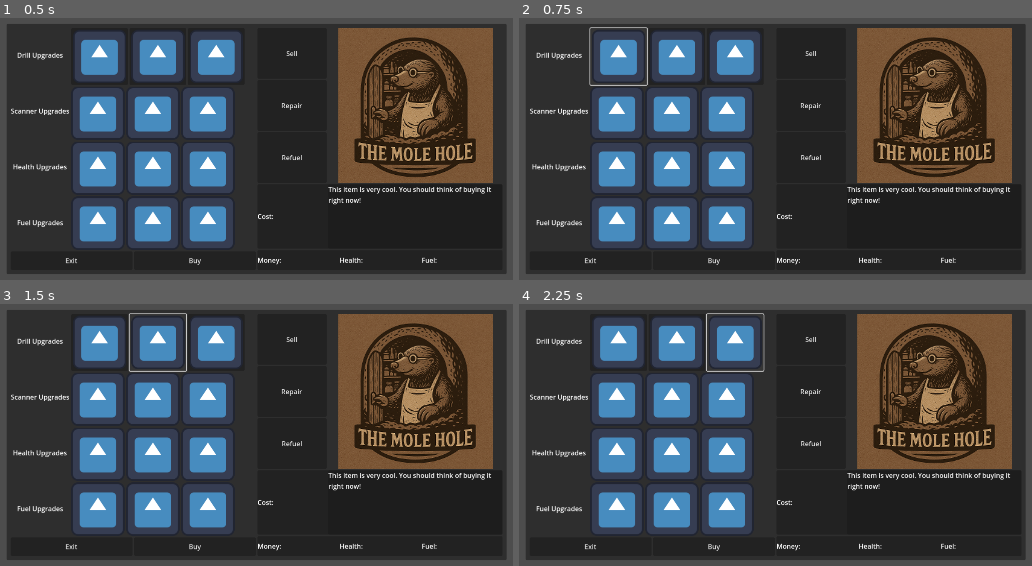
Above: before the commit, frames 1-4 (two rows, left to right).
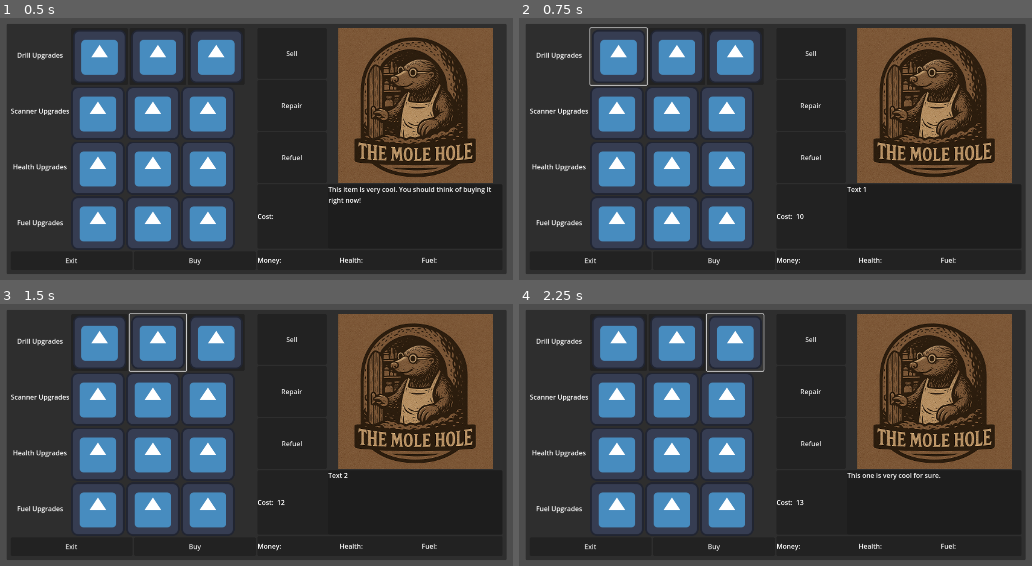
Above: after the commit, the same moments.

Repository: VileOar/ludum-dare-57
Game: Godot game, scene res://src/gui/shop.tscn
Same seed, same stepped clock (60 frames per second), same inputs: the game is played once before the commit and once after it. The project has no main scene, so this scene is started directly. The engine's default icon, where the game draws it, is replaced by a stand-in: a white triangle on a blue panel in a dark square.
Inputs (mouse positions are in pixels of both pictures, inside the frame that each line leads up to):
- Up to frame 1 (0.5 s): no input
- Up to frame 2 (0.75 s): click (616, 57) at 0.52 s
- Up to frame 3 (1.5 s): click (159, 343) at 1.27 s
- Up to frame 4 (2.25 s): click (734, 343) at 2.02 s

Frame 1 is identical in both runs. In frame 2, 0.5% of the frame differs, in the area x 53-96%, y 64-77%; in frame 3, 0.4%; in frame 4, 0.5%.

Commit message:
Created Upgrade Button

Diff:
--- a/project.godot
+++ b/project.godot
@@ -14,6 +14,10 @@
 config/features=PackedStringArray("4.4", "Forward Plus")
 config/icon="res://icon.svg"
 
+[autoload]
+
+Signals="*res://src/autoloads/Signals.gd"
+
 [display]
 
 window/size/viewport_width=1920
--- /dev/null
+++ b/src/autoloads/Signals.gd
@@ -0,0 +1,6 @@
+## autoload for global signals
+extends Node
+
+## sent when a game stat is altered
+@warning_ignore("unused_signal")
+signal upgrade_selected(type, cost:int, text)
--- /dev/null
+++ b/src/gui/UpgradeButton.tscn
@@ -0,0 +1,10 @@
+[gd_scene load_steps=3 format=3 uid="uid://dclmc4j02l3sc"]
+
+[ext_resource type="Texture2D" uid="uid://b0d2d3m31rro1" path="res://icon.svg" id="1_wp0qq"]
+[ext_resource type="Script" uid="uid://qtq2x85x3r76" path="res://src/gui/upgrade_button.gd" id="2_hktaq"]
+
+[node name="UpgradeButton" type="Button"]
+icon = ExtResource("1_wp0qq")
+script = ExtResource("2_hktaq")
+
+[connection signal="pressed" from="." to="." method="_on_pressed"]
--- /dev/null
+++ b/src/gui/shop.gd
@@ -0,0 +1,13 @@
+extends Control
+
+@onready var _description_label: Label = %Description
+@onready var _cost_label: Label = %CostValue
+
+
+func _ready():
+	Signals.upgrade_selected.connect(_on_upgrade_selected)
+
+func _on_upgrade_selected(type, cost, text2):
+	_description_label.text = text2
+	print(text2)
+	_cost_label.text = str(cost)
--- a/src/gui/shop.tscn
+++ b/src/gui/shop.tscn
@@ -1,6 +1,8 @@
-[gd_scene load_steps=3 format=3 uid="uid://cs44endvqv7tw"]
-
+[gd_scene load_steps=5 format=3 uid="uid://cs44endvqv7tw"]
+
+[ext_resource type="Script" uid="uid://s3ouk3248eaw" path="res://src/gui/shop.gd" id="1_bs6l6"]
 [ext_resource type="Texture2D" uid="uid://b0d2d3m31rro1" path="res://icon.svg" id="1_fipq1"]
+[ext_resource type="PackedScene" uid="uid://dclmc4j02l3sc" path="res://src/gui/UpgradeButton.tscn" id="1_seu2g"]
 [ext_resource type="Texture2D" uid="uid://cb18oyfhvlb1m" path="res://assets/gui/shop_banner.png" id="2_seu2g"]
 
 [node name="Shop" type="Control"]
@@ -10,6 +12,7 @@
 anchor_bottom = 1.0
 grow_horizontal = 2
 grow_vertical = 2
+script = ExtResource("1_bs6l6")
 
 [node name="PanelContainer" type="PanelContainer" parent="."]
 custom_minimum_size = Vector2(1200, 600)
@@ -82,17 +85,19 @@
 [node name="HBoxContainer" type="HBoxContainer" parent="PanelContainer/MarginContainer/HBoxContainer/VBoxContainer/HBoxContainer/VBoxContainer"]
 layout_mode = 2
 
-[node name="Button" type="Button" parent="PanelContainer/MarginContainer/HBoxContainer/VBoxContainer/HBoxContainer/VBoxContainer/HBoxContainer"]
-layout_mode = 2
-icon = ExtResource("1_fipq1")
-
-[node name="Button2" type="Button" parent="PanelContainer/MarginContainer/HBoxContainer/VBoxContainer/HBoxContainer/VBoxContainer/HBoxContainer"]
-layout_mode = 2
-icon = ExtResource("1_fipq1")
-
-[node name="Button3" type="Button" parent="PanelContainer/MarginContainer/HBoxContainer/VBoxContainer/HBoxContainer/VBoxContainer/HBoxContainer"]
-layout_mode = 2
-icon = ExtResource("1_fipq1")
+[node name="Button" parent="PanelContainer/MarginContainer/HBoxContainer/VBoxContainer/HBoxContainer/VBoxContainer/HBoxContainer" instance=ExtResource("1_seu2g")]
+layout_mode = 2
+description = "Text 1"
+
+[node name="Button2" parent="PanelContainer/MarginContainer/HBoxContainer/VBoxContainer/HBoxContainer/VBoxContainer/HBoxContainer" instance=ExtResource("1_seu2g")]
+layout_mode = 2
+description = "Text 2"
+cost = 12
+
+[node name="Button3" parent="PanelContainer/MarginContainer/HBoxContainer/VBoxContainer/HBoxContainer/VBoxContainer/HBoxContainer" instance=ExtResource("1_seu2g")]
+layout_mode = 2
+description = "This one is very cool for sure."
+cost = 13
 
 [node name="HBoxContainer2" type="HBoxContainer" parent="PanelContainer/MarginContainer/HBoxContainer/VBoxContainer/HBoxContainer/VBoxContainer"]
 layout_mode = 2
@@ -209,13 +214,15 @@
 text = "Cost: "
 
 [node name="CostValue" type="Label" parent="PanelContainer/MarginContainer/HBoxContainer/VBoxContainer2/PanelContainer/HBoxContainer/HBoxContainer"]
+unique_name_in_owner = true
 layout_mode = 2
 
 [node name="PanelContainer" type="PanelContainer" parent="PanelContainer/MarginContainer/HBoxContainer/VBoxContainer2/PanelContainer/HBoxContainer"]
 layout_mode = 2
 size_flags_horizontal = 3
 
-[node name="Label" type="Label" parent="PanelContainer/MarginContainer/HBoxContainer/VBoxContainer2/PanelContainer/HBoxContainer/PanelContainer"]
+[node name="Description" type="Label" parent="PanelContainer/MarginContainer/HBoxContainer/VBoxContainer2/PanelContainer/HBoxContainer/PanelContainer"]
+unique_name_in_owner = true
 custom_minimum_size = Vector2(400, 150)
 layout_mode = 2
 size_flags_vertical = 1
--- /dev/null
+++ b/src/gui/upgrade_button.gd
@@ -0,0 +1,10 @@
+extends Button
+class_name UpgradeButton
+
+@export var description : String
+@export var cost := 10
+#@export var type : UpgradeEnum
+
+
+func _on_pressed():
+	Signals.upgrade_selected.emit(0, cost, description)
Not shown, added: src/autoloads/Signals.gd.uid
Not shown, added: src/gui/shop.gd.uid
Not shown, added: src/gui/upgrade_button.gd.uid
